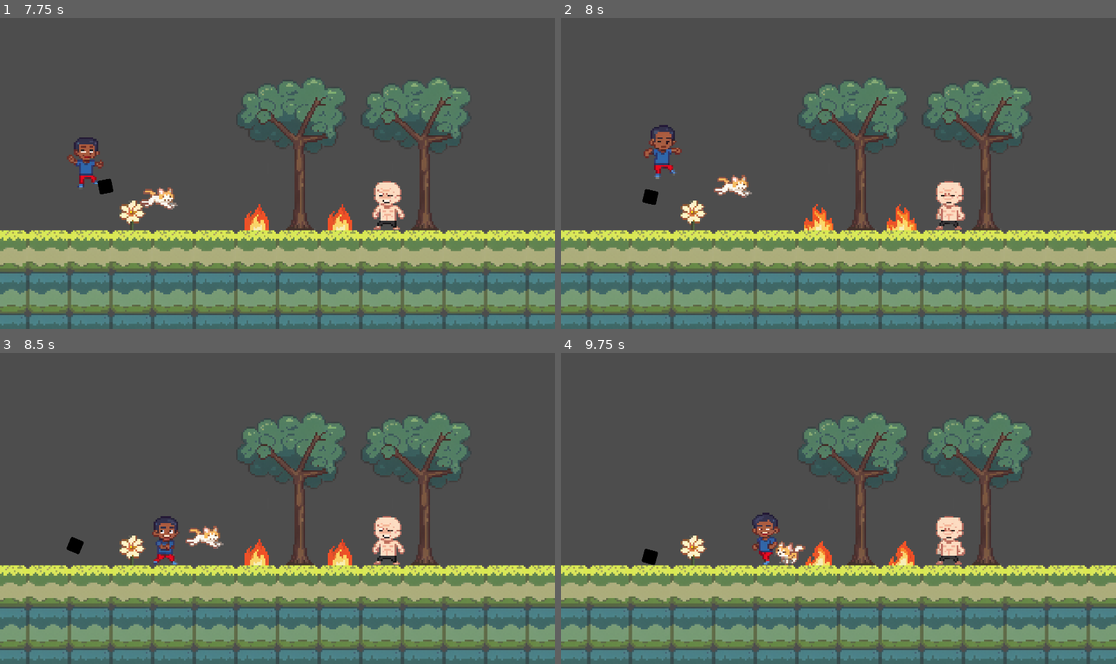
Above: before the commit, frames 1-4 (two rows, left to right).
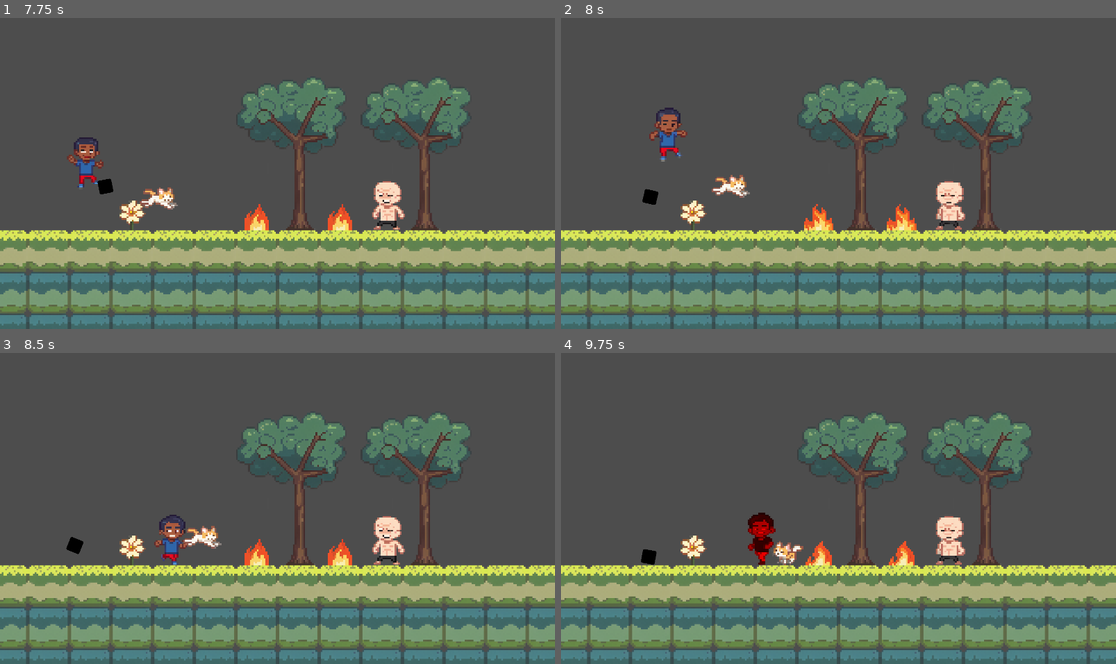
Above: after the commit, the same moments.

Repository: codenergy-dev/maricagamesjam2025_codenergy
Game: Godot game, scene res://scenes/game.tscn
Two runs of this game, one before a commit and one after it. Both use one fixed random seed, a clock stepped at 60 frames per second and the inputs below. The engine's default icon, where the game draws it, is replaced by a stand-in: a white triangle on a blue panel in a dark square.
Inputs:
- Up to frame 1 (7.75 s): tap Enter (ui_accept) at 0.5, 0.77, 1.52, 3.02, 3.77, 4.52, 6.02, 6.77, 7.52 s; hold Right (ui_right) 0.53-2.03 s; hold Left (ui_left) 2.03-2.78 s; hold Right (ui_right) 2.78-4.28 s; hold Left (ui_left) 4.28-5.03 s; hold Right (ui_right) 5.03-5.78 s; hold Left (ui_left) 5.78-7.28 s; hold Right (ui_right) from 7.28 s (still down)
- Up to frame 2 (8 s): keep holding Right (ui_right)
- Up to frame 3 (8.5 s): keep holding Right (ui_right)
- Up to frame 4 (9.75 s): tap Enter (ui_accept) at 9.02 s; release Right (ui_right) at 9.53 s; hold Left (ui_left) from 9.53 s (still down)

Frame 1 is identical in both runs. In frame 2, 1.1% of the frame differs, in the area x 14-35%, y 28-60%; in frame 3, 0.8%; in frame 4, 0.9%.

Commit message:
Connect body_entered signal from knockback to player script again

Diff:
--- a/godot/scenes/player.tscn
+++ b/godot/scenes/player.tscn
@@ -122,3 +122,4 @@
 shape = SubResource("CapsuleShape2D_dqkch")
 
 [connection signal="area_entered" from="Knockback" to="." method="_on_knockback_area_entered"]
+[connection signal="body_entered" from="Knockback" to="." method="_on_knockback_body_entered"]
--- a/godot/scripts/player.gd
+++ b/godot/scripts/player.gd
@@ -75,6 +75,20 @@
 			# Opcional: Se você só quer processar uma colisão de dano por frame.
 			break
 
+func _on_knockback_body_entered(body: Node2D) -> void:
+	if body is not TileMapLayer and body.is_in_group("hitbox"):
+		# Não temos mais a "normal da colisão" de move_and_slide.
+		# A melhor maneira de obter a direção do knockback é a partir da direção do projétil
+		# ou da posição relativa entre o player e o projétil.
+
+		# Opção Robusta: Calcular a normal baseada na posição
+		var knockback_direction = (global_position - body.global_position).normalized()
+
+		# Dizemos ao nosso componente para aplicar o knockback.
+		knockback.apply_knockback(knockback_direction)
+		flash.start_flash()
+		animated_sprite.play("knockback")
+
 func _on_knockback_area_entered(area: Area2D) -> void:
 	if area.is_in_group("hitbox"):
 		# Não temos mais a "normal da colisão" de move_and_slide.
